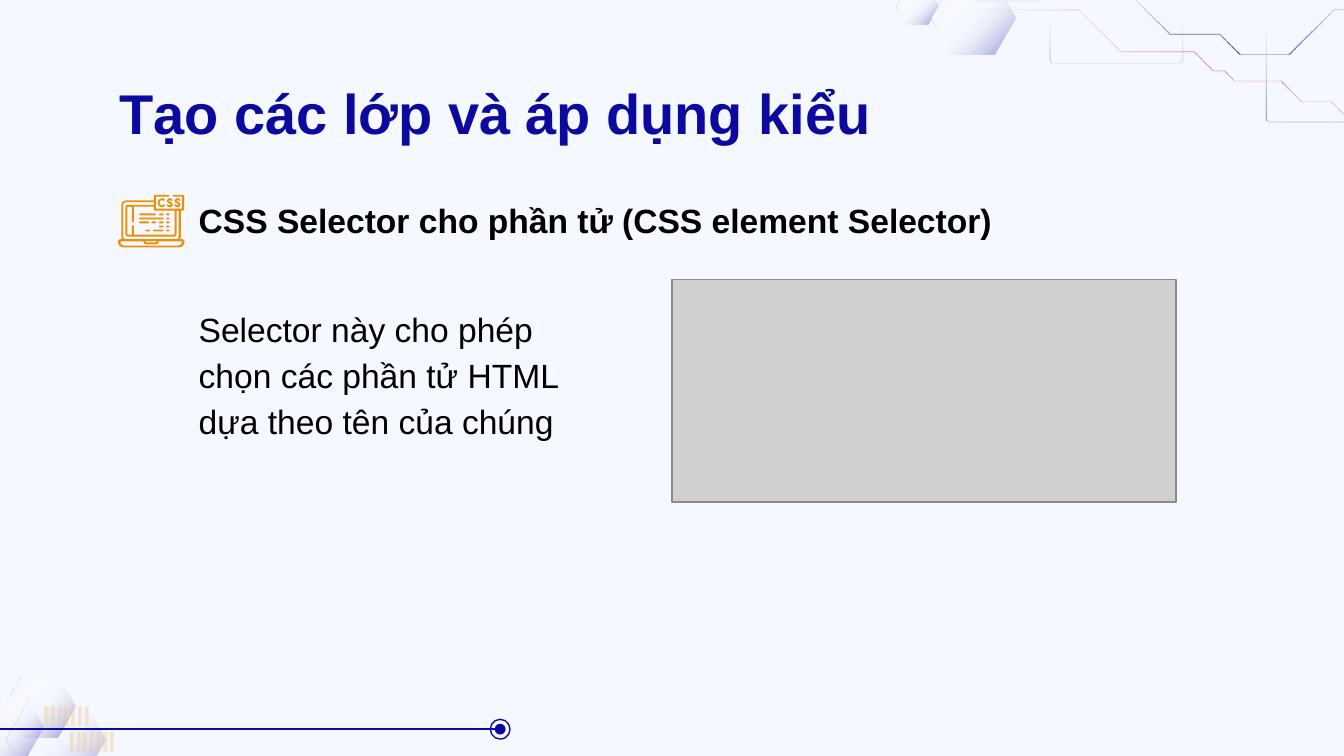
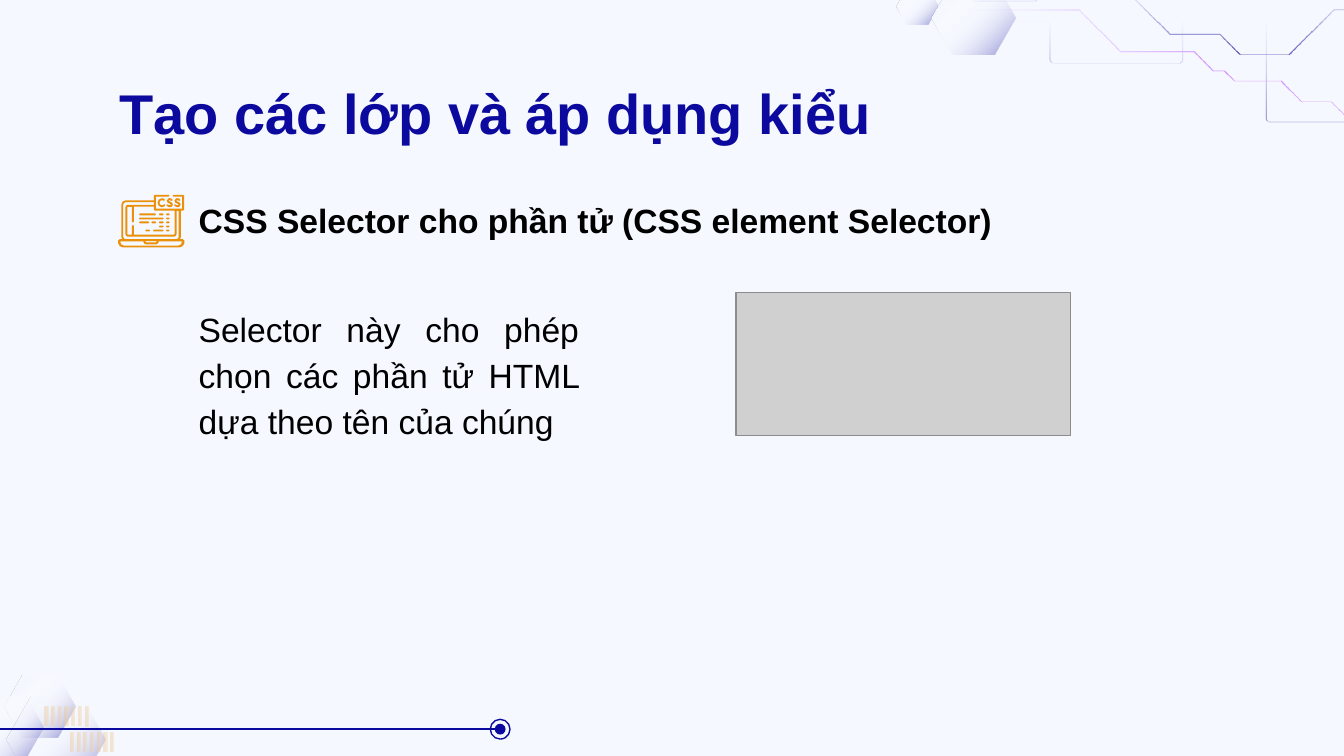
Before and after one commit to duongtrann02/music_app, a slide deck: slide 12 of Công-nghệ-Web.pptx (slide 11 before the commit). Drawn at 1344x756 pixels with LibreOffice and Linux fonts; fonts in the diff are those of the drawing; grey boxes stand for pictures; background and template pictures are left out. Boxes give left, top, right and bottom in pixels: in the first picture for what was removed or moved away, otherwise in the second. Text is boxed around its words. In the diff, an @@ line names an element or a change of style, - is before the commit and + after.

```diff
--- a/Công-nghệ-Web.pptx
+++ b/Công-nghệ-Web.pptx
@@ subtitle "Selector này cho phép chọn ..." at (x1=199, y1=317, x2=580, y2=441): alignment left to justified @@
@@ picture removed at (x1=672, y1=280, x2=1176, y2=503) @@
@@ picture added at (x1=737, y1=293, x2=1071, y2=435) @@
```
Also in this commit, not shown: 9 other slides changed, 11 slides added, 7 slides removed, 8 other files.
